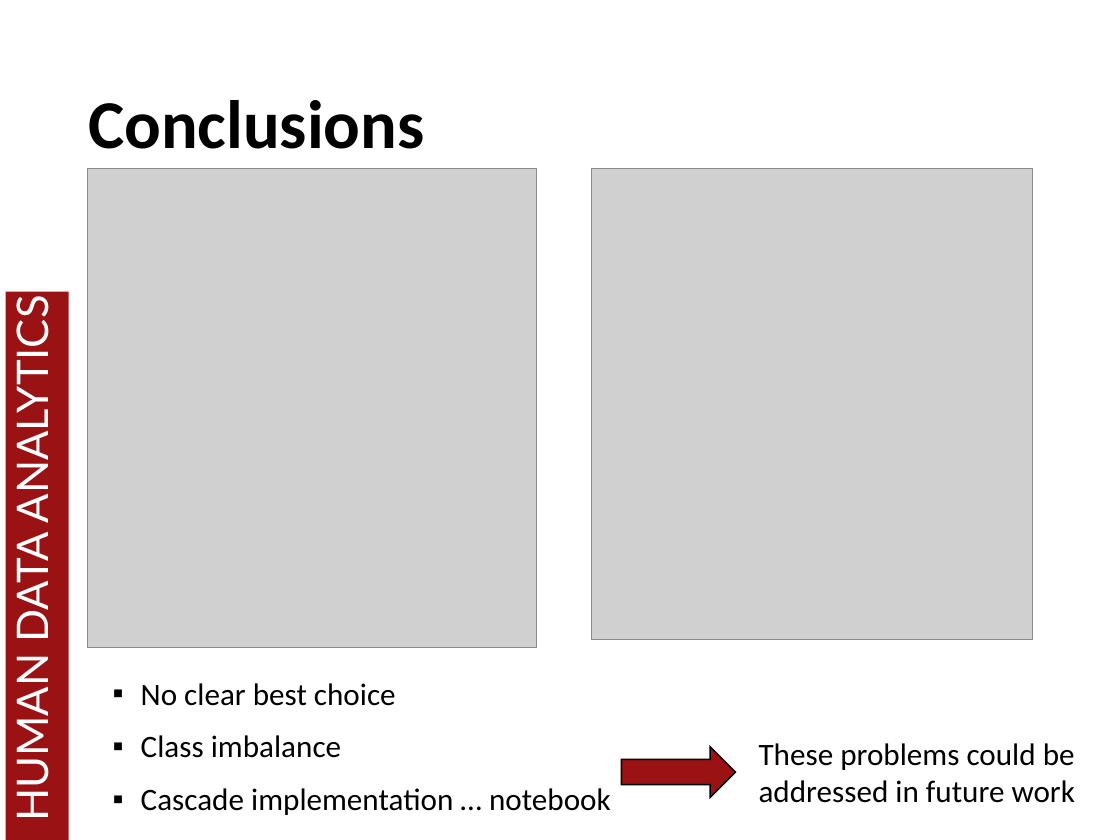
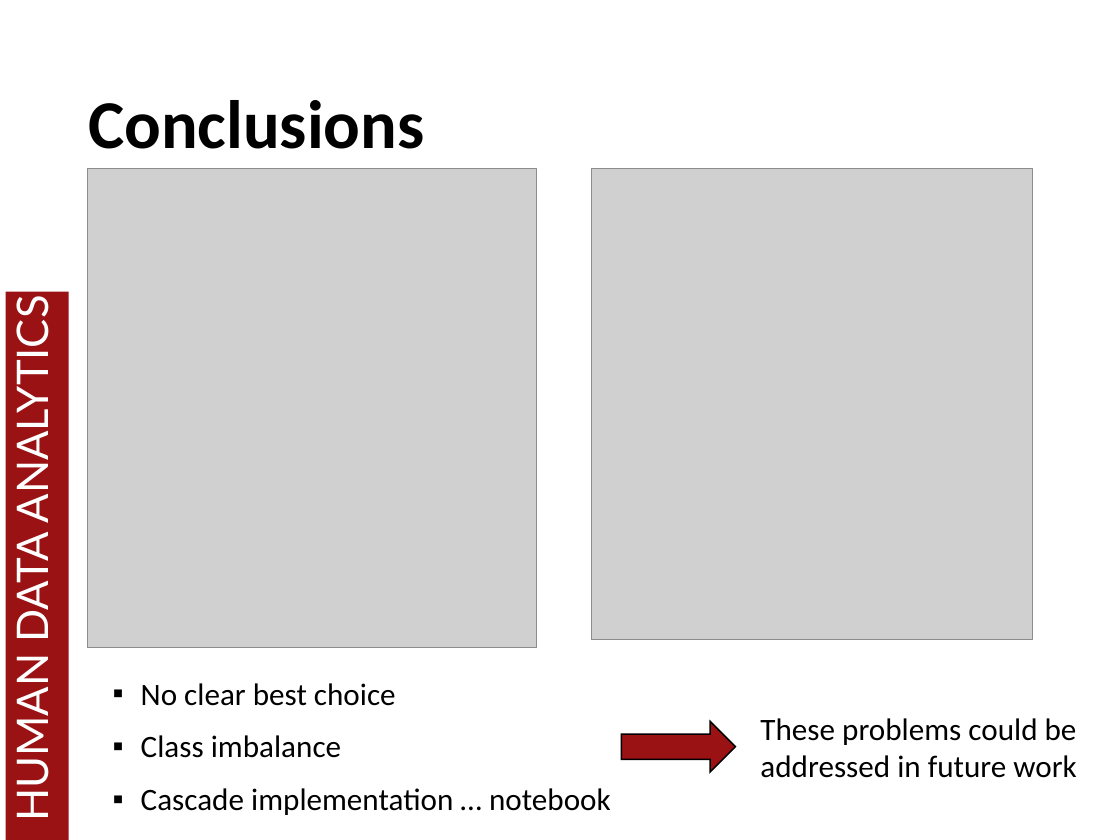
Before and after one commit to MatteoDrago/hda-project, a slide deck: slide 24 of presentation/HDA 2018.pptx (slide 22 before the commit). Drawn at 1120x840 pixels with LibreOffice and Linux fonts; fonts in the diff are those of the drawing; grey boxes stand for pictures; background and template pictures are left out. Boxes give left, top, right and bottom in pixels: in the first picture for what was removed or moved away, otherwise in the second. Text is boxed around its words. In the diff, an @@ line names an element or a change of style, - is before the commit and + after.

```diff
--- a/presentation/HDA 2018.pptx
+++ b/presentation/HDA 2018.pptx
@@ text "These problems could be addressed ...": place and size @@
-text "These problems could be addressed ..." at [759,743,1075,803]
+text "These problems could be addressed ..." at [760,718,1077,778]
@@ right arrow: place and size @@
-right arrow at [622,747,736,797]
+right arrow at [622,721,736,772]
```
Also in this commit, not shown: 5 other slides changed, 2 slides added, 53 other files.
